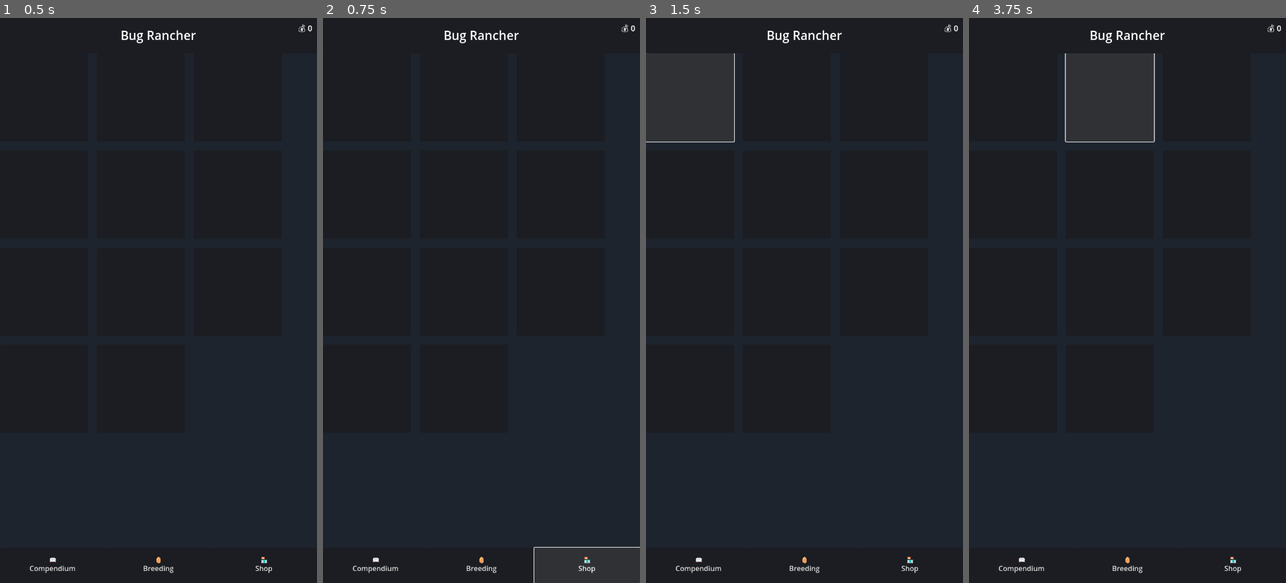
Above: before the commit, frames 1-4 (left to right).
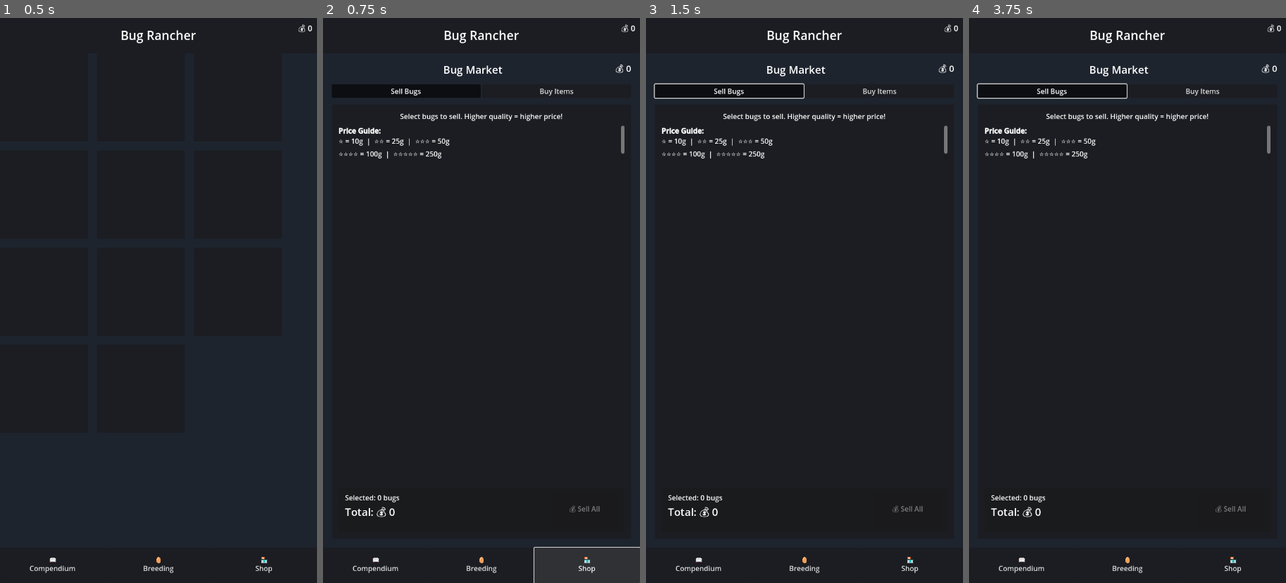
Above: after the commit, the same moments.

Repository: notabot-mateo/bug-rancher
Game: Godot game, scene res://scenes/main.tscn
Two runs of this game, one before a commit and one after it. Both use one fixed random seed, a clock stepped at 60 frames per second and the inputs below.
Inputs (mouse positions are in pixels of both pictures, inside the frame that each line leads up to):
- Up to frame 1 (0.5 s): no input
- Up to frame 2 (0.75 s): click "🏪 Shop" at 0.5 s
- Up to frame 3 (1.5 s): click (728, 91) at 1.25 s, where only the run after the commit has a clickable "Sell Bugs"
- Up to frame 4 (3.75 s): click (1203, 91) at 2 s, where only the run after the commit has a clickable "Buy Items"; click (1013, 97) at 2.77 s; click (1108, 97) at 3.52 s

Frame 1 is identical in both runs. In frame 2, 1.2% of the frame differs, in the area x 4-98%, y 8-89%; in frame 3, 2.1%, in the area x 0-98%, y 6-89%; in frame 4, 2.1%.
Error in both runs: Invalid access to property or key 'species_id' on a base object of type 'Dictionary'. (res://scripts/game_manager.gd:89)

Commit message:
Phase 3: Economy - Bug Market
- Shop screen with Sell/Buy tabs
- Sell bugs for gold based on star rating:
  ⭐=10g, ⭐⭐=25g, ⭐⭐⭐=50g, ⭐⭐⭐⭐=100g, ⭐⭐⭐⭐⭐=250g
- Hybrids get +50% bonus price
- Multi-select bugs to sell in batch
- Live total calculation
- Currency persists via save system
- Buy tab placeholder for Phase 4 items

Diff:
--- /dev/null
+++ b/scenes/shop_screen.tscn
@@ -0,0 +1,159 @@
+[gd_scene load_steps=2 format=3 uid="uid://shop_screen"]
+
+[ext_resource type="Script" path="res://scripts/shop_screen.gd" id="1_script"]
+
+[node name="ShopScreen" type="Control"]
+layout_mode = 1
+anchors_preset = 15
+anchor_right = 1.0
+anchor_bottom = 1.0
+grow_horizontal = 2
+grow_vertical = 2
+script = ExtResource("1_script")
+
+[node name="VBox" type="VBoxContainer" parent="."]
+layout_mode = 1
+anchors_preset = 15
+anchor_right = 1.0
+anchor_bottom = 1.0
+offset_left = 20.0
+offset_top = 20.0
+offset_right = -20.0
+offset_bottom = -20.0
+grow_horizontal = 2
+grow_vertical = 2
+theme_override_constants/separation = 15
+
+[node name="Header" type="HBoxContainer" parent="VBox"]
+layout_mode = 2
+
+[node name="Title" type="Label" parent="VBox/Header"]
+layout_mode = 2
+size_flags_horizontal = 3
+theme_override_font_sizes/font_size = 24
+text = "Bug Market"
+horizontal_alignment = 1
+
+[node name="BalanceLabel" type="Label" parent="VBox/Header"]
+layout_mode = 2
+theme_override_font_sizes/font_size = 20
+text = "💰 0"
+
+[node name="TabBar" type="HBoxContainer" parent="VBox"]
+layout_mode = 2
+
+[node name="SellTab" type="Button" parent="VBox/TabBar"]
+layout_mode = 2
+size_flags_horizontal = 3
+toggle_mode = true
+button_pressed = true
+text = "Sell Bugs"
+
+[node name="BuyTab" type="Button" parent="VBox/TabBar"]
+layout_mode = 2
+size_flags_horizontal = 3
+toggle_mode = true
+text = "Buy Items"
+
+[node name="SellPanel" type="Panel" parent="VBox"]
+layout_mode = 2
+size_flags_vertical = 3
+
+[node name="VBox" type="VBoxContainer" parent="VBox/SellPanel"]
+layout_mode = 1
+anchors_preset = 15
+anchor_right = 1.0
+anchor_bottom = 1.0
+offset_left = 15.0
+offset_top = 15.0
+offset_right = -15.0
+offset_bottom = -15.0
+grow_horizontal = 2
+grow_vertical = 2
+theme_override_constants/separation = 10
+
+[node name="Instructions" type="Label" parent="VBox/SellPanel/VBox"]
+layout_mode = 2
+text = "Select bugs to sell. Higher quality = higher price!"
+horizontal_alignment = 1
+
+[node name="PriceGuide" type="RichTextLabel" parent="VBox/SellPanel/VBox"]
+custom_minimum_size = Vector2(0, 80)
+layout_mode = 2
+bbcode_enabled = true
+text = "[b]Price Guide:[/b]
+⭐ = 10g  |  ⭐⭐ = 25g  |  ⭐⭐⭐ = 50g
+⭐⭐⭐⭐ = 100g  |  ⭐⭐⭐⭐⭐ = 250g
+Hybrids: +50% bonus!"
+
+[node name="ScrollContainer" type="ScrollContainer" parent="VBox/SellPanel/VBox"]
+layout_mode = 2
+size_flags_vertical = 3
+
+[node name="BugGrid" type="GridContainer" parent="VBox/SellPanel/VBox/ScrollContainer"]
+layout_mode = 2
+size_flags_horizontal = 3
+theme_override_constants/h_separation = 10
+theme_override_constants/v_separation = 10
+columns = 3
+
+[node name="SelectedPanel" type="Panel" parent="VBox/SellPanel/VBox"]
+custom_minimum_size = Vector2(0, 100)
+layout_mode = 2
+
+[node name="HBox" type="HBoxContainer" parent="VBox/SellPanel/VBox/SelectedPanel"]
+layout_mode = 1
+anchors_preset = 15
+anchor_right = 1.0
+anchor_bottom = 1.0
+offset_left = 15.0
+offset_top = 10.0
+offset_right = -15.0
+offset_bottom = -10.0
+grow_horizontal = 2
+grow_vertical = 2
+theme_override_constants/separation = 20
+
+[node name="SelectedInfo" type="VBoxContainer" parent="VBox/SellPanel/VBox/SelectedPanel/HBox"]
+layout_mode = 2
+size_flags_horizontal = 3
+
+[node name="SelectedLabel" type="Label" parent="VBox/SellPanel/VBox/SelectedPanel/HBox/SelectedInfo"]
+layout_mode = 2
+text = "Selected: 0 bugs"
+
+[node name="TotalLabel" type="Label" parent="VBox/SellPanel/VBox/SelectedPanel/HBox/SelectedInfo"]
+layout_mode = 2
+theme_override_font_sizes/font_size = 24
+text = "Total: 💰 0"
+
+[node name="SellButton" type="Button" parent="VBox/SellPanel/VBox/SelectedPanel/HBox"]
+custom_minimum_size = Vector2(150, 60)
+layout_mode = 2
+disabled = true
+text = "💰 Sell All"
+
+[node name="BuyPanel" type="Panel" parent="VBox"]
+visible = false
+layout_mode = 2
+size_flags_vertical = 3
+
+[node name="VBox" type="VBoxContainer" parent="VBox/BuyPanel"]
+layout_mode = 1
+anchors_preset = 15
+anchor_right = 1.0
+anchor_bottom = 1.0
+offset_left = 15.0
+offset_top = 15.0
+offset_right = -15.0
+offset_bottom = -15.0
+grow_horizontal = 2
+grow_vertical = 2
+theme_override_constants/separation = 15
+
+[node name="ComingSoon" type="Label" parent="VBox/BuyPanel/VBox"]
+layout_mode = 2
+theme_override_font_sizes/font_size = 20
+text = "🏗️ Shop items coming in Phase 4!"
+horizontal_alignment = 1
+vertical_alignment = 1
--- a/scripts/main.gd
+++ b/scripts/main.gd
@@ -12,6 +12,7 @@
 var compendium_scene = preload("res://scenes/compendium_screen.tscn")
 var collection_scene = preload("res://scenes/collection_screen.tscn")
 var breeding_scene = preload("res://scenes/breeding_screen.tscn")
+var shop_scene = preload("res://scenes/shop_screen.tscn")
 
 var current_screen: Control = null
 
@@ -65,5 +66,9 @@
 	screen_container.add_child(current_screen)
 
 func _on_shop_pressed() -> void:
-	# TODO: Shop screen
-	pass
+	_show_shop()
+
+func _show_shop() -> void:
+	_clear_screen()
+	current_screen = shop_scene.instantiate()
+	screen_container.add_child(current_screen)
--- /dev/null
+++ b/scripts/shop_screen.gd
@@ -0,0 +1,159 @@
+extends Control
+
+## Bug Rancher - Shop Screen
+## Buy items, sell bugs for currency
+
+@onready var balance_label: Label = $VBox/Header/BalanceLabel
+@onready var sell_tab: Button = $VBox/TabBar/SellTab
+@onready var buy_tab: Button = $VBox/TabBar/BuyTab
+@onready var sell_panel: Panel = $VBox/SellPanel
+@onready var buy_panel: Panel = $VBox/BuyPanel
+@onready var bug_grid: GridContainer = $VBox/SellPanel/VBox/ScrollContainer/BugGrid
+@onready var selected_label: Label = $VBox/SellPanel/VBox/SelectedPanel/HBox/SelectedInfo/SelectedLabel
+@onready var total_label: Label = $VBox/SellPanel/VBox/SelectedPanel/HBox/SelectedInfo/TotalLabel
+@onready var sell_button: Button = $VBox/SellPanel/VBox/SelectedPanel/HBox/SellButton
+
+## Price tiers by star rating
+const PRICES := {
+	1: 10,
+	2: 25,
+	3: 50,
+	4: 100,
+	5: 250
+}
+const HYBRID_BONUS := 1.5  # 50% more for hybrids
+
+var selected_bugs: Array = []  # Array of bug IDs to sell
+var bug_buttons: Dictionary = {}  # bug_id -> Button
+
+func _ready() -> void:
+	sell_tab.pressed.connect(_on_sell_tab)
+	buy_tab.pressed.connect(_on_buy_tab)
+	sell_button.pressed.connect(_on_sell_pressed)
+
+	GameManager.currency_changed.connect(_update_balance)
+	GameManager.collection_changed.connect(_refresh_bug_grid)
+
+	_update_balance(GameManager.get_currency())
+	_refresh_bug_grid()
+
+func _on_sell_tab() -> void:
+	sell_tab.button_pressed = true
+	buy_tab.button_pressed = false
+	sell_panel.visible = true
+	buy_panel.visible = false
+
+func _on_buy_tab() -> void:
+	sell_tab.button_pressed = false
+	buy_tab.button_pressed = true
+	sell_panel.visible = false
+	buy_panel.visible = true
+
+func _update_balance(amount: int) -> void:
+	balance_label.text = "💰 %d" % amount
+
+func _refresh_bug_grid() -> void:
+	# Clear existing
+	for child in bug_grid.get_children():
+		child.queue_free()
+	bug_buttons.clear()
+	selected_bugs.clear()
+	_update_selection_ui()
+
+	# Populate with owned bugs
+	var bugs = GameManager.get_all_bugs()
+	for bug in bugs:
+		var btn = _create_bug_button(bug)
+		bug_grid.add_child(btn)
+		bug_buttons[bug.id] = btn
+
+func _create_bug_button(bug: Dictionary) -> Button:
+	var btn = Button.new()
+	btn.toggle_mode = true
+	btn.custom_minimum_size = Vector2(200, 100)
+
+	var species = _get_species(bug.species_id)
+	var stars = GameManager.calculate_quality_stars(bug.ivs)
+	var price = calculate_price(bug)
+	var is_hybrid = "_" in bug.species_id
+
+	var display_name = bug.nickname if not bug.nickname.is_empty() else species.get("name", bug.species_id)
+
+	var hybrid_tag = " [HYBRID]" if is_hybrid else ""
+	btn.text = "%s%s\n%s\n💰 %d" % [display_name, hybrid_tag, "⭐".repeat(stars), price]
+
+	btn.toggled.connect(_on_bug_toggled.bind(bug))
+
+	return btn
+
+func _get_species(species_id: String) -> Dictionary:
+	var species = BugDatabase.get_bug(species_id)
+	if species.is_empty() and "_" in species_id:
+		var parts = species_id.split("_")
+		if parts.size() >= 2:
+			species = HybridGen.get_hybrid(parts[0], parts[1])
+	return species
+
+func calculate_price(bug: Dictionary) -> int:
+	var stars = GameManager.calculate_quality_stars(bug.ivs)
+	var base_price = PRICES.get(stars, 10)
+
+	# Hybrid bonus
+	var is_hybrid = "_" in bug.species_id
+	if is_hybrid:
+		base_price = int(base_price * HYBRID_BONUS)
+
+	return base_price
+
+func _on_bug_toggled(pressed: bool, bug: Dictionary) -> void:
+	if pressed:
+		if bug.id not in selected_bugs:
+			selected_bugs.append(bug.id)
+	else:
+		selected_bugs.erase(bug.id)
+
+	_update_selection_ui()
+
+func _update_selection_ui() -> void:
+	var total = 0
+	for bug_id in selected_bugs:
+		var bug = _find_bug_by_id(bug_id)
+		if not bug.is_empty():
+			total += calculate_price(bug)
+
+	selected_label.text = "Selected: %d bug%s" % [selected_bugs.size(), "s" if selected_bugs.size() != 1 else ""]
+	total_label.text = "Total: 💰 %d" % total
+	sell_button.disabled = selected_bugs.is_empty()
+	sell_button.text = "💰 Sell for %d" % total if total > 0 else "💰 Sell All"
+
+func _find_bug_by_id(bug_id: String) -> Dictionary:
+	for bug in GameManager.get_all_bugs():
+		if bug.id == bug_id:
+			return bug
+	return {}
+
+func _on_sell_pressed() -> void:
+	if selected_bugs.is_empty():
+		return
+
+	var total_earned = 0
+	var bugs_sold = 0
+
+	# Calculate total and remove bugs
+	for bug_id in selected_bugs:
+		var bug = _find_bug_by_id(bug_id)
+		if not bug.is_empty():
+			total_earned += calculate_price(bug)
+			GameManager.remove_bug_from_collection(bug_id)
+			bugs_sold += 1
+
+	# Add currency
+	GameManager.add_currency(total_earned)
+	GameManager.save_game()
+
+	# Clear selection and refresh
+	selected_bugs.clear()
+	_refresh_bug_grid()
+
+	# Show feedback
+	print("Sold %d bugs for %d gold!" % [bugs_sold, total_earned])
